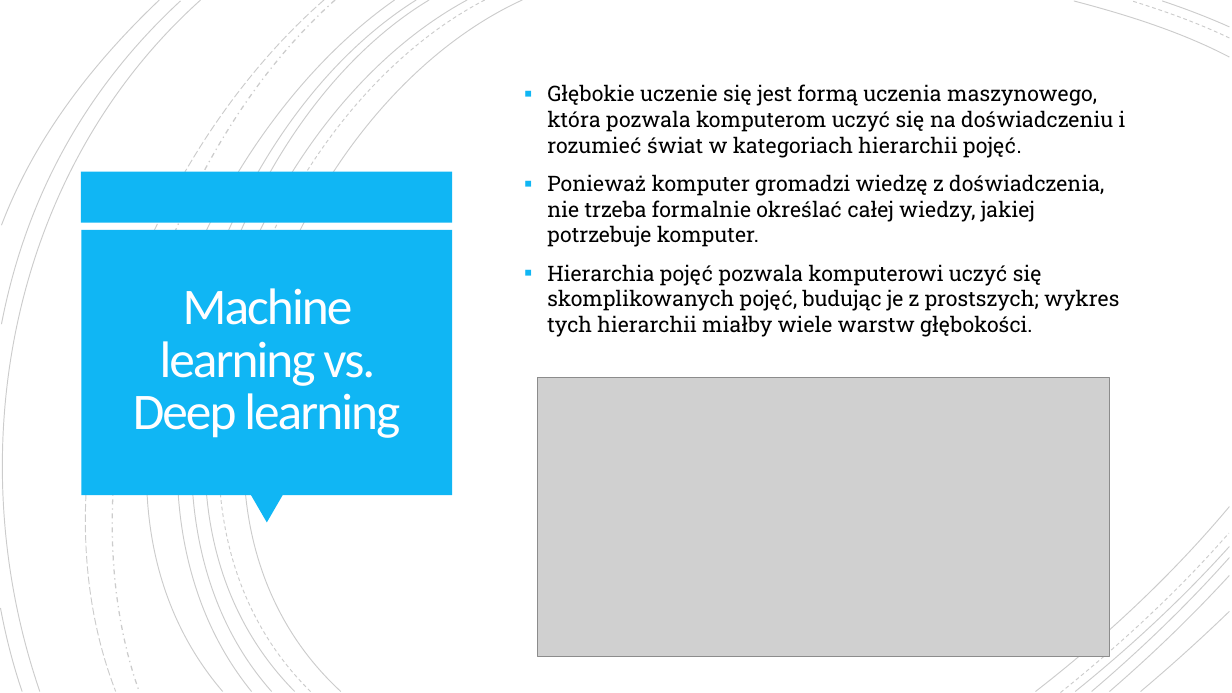
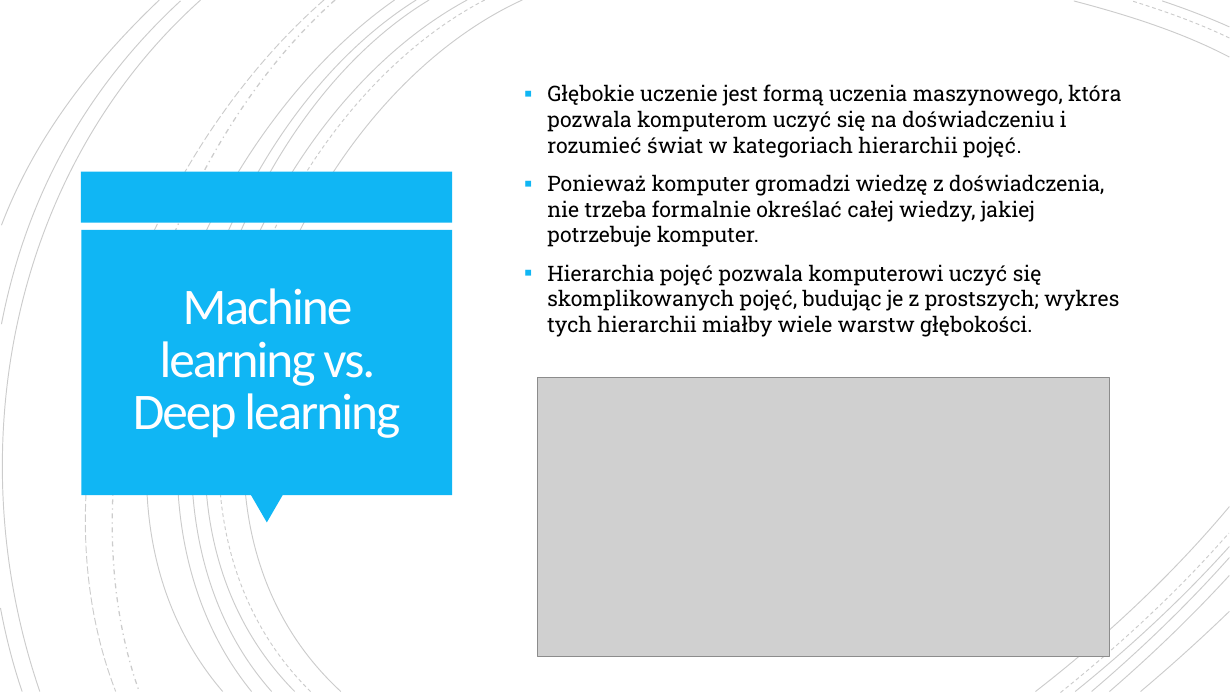
Before and after one commit to Acilya/sem6, a slide deck: slide 7 of seminarium/Głębokie-uczenie-maszynowe.pptx. Drawn at 1232x693 pixels with LibreOffice and Linux fonts; fonts in the diff are those of the drawing; grey boxes stand for pictures. Boxes give left, top, right and bottom in pixels: in the first picture for what was removed or moved away, otherwise in the second. Text is boxed around its words. In the diff, an @@ line names an element or a change of style, - is before the commit and + after.

```diff
--- a/seminarium/Głębokie-uczenie-maszynowe.pptx
+++ b/seminarium/Głębokie-uczenie-maszynowe.pptx
@@ text at (547,84,1122,158): text changed @@
-▪ Głębokie uczenie się jest formą uczenia maszynowego, która pozwala komputerom uczyć się na doświadczeniu i rozumieć świat w kategoriach hierarchii pojęć.
+▪ Głębokie uczenie jest formą uczenia maszynowego, która pozwala komputerom uczyć się na doświadczeniu i rozumieć świat w kategoriach hierarchii pojęć.
```
Also in this commit, not shown: 4 other slides changed.
